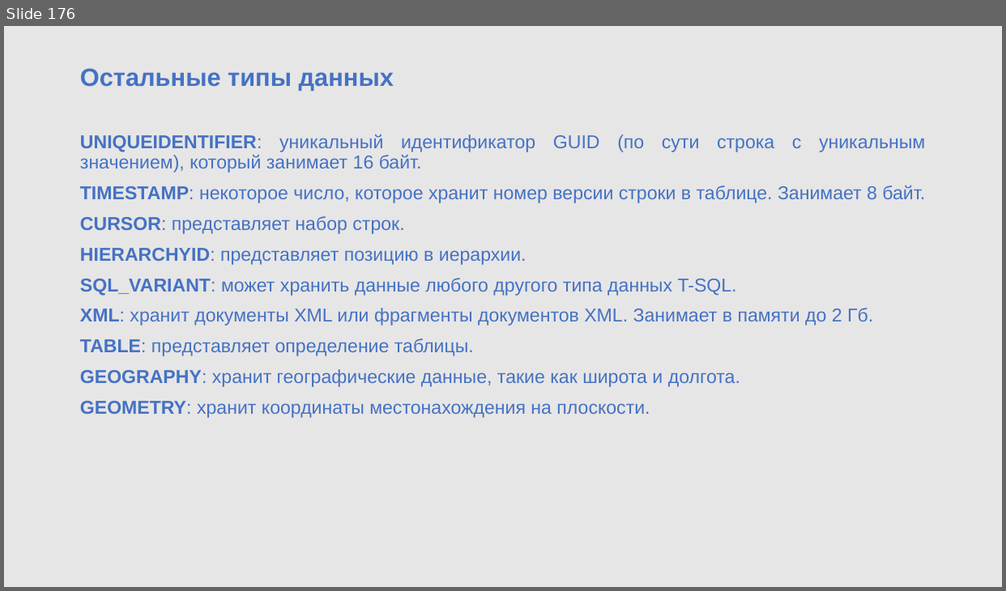
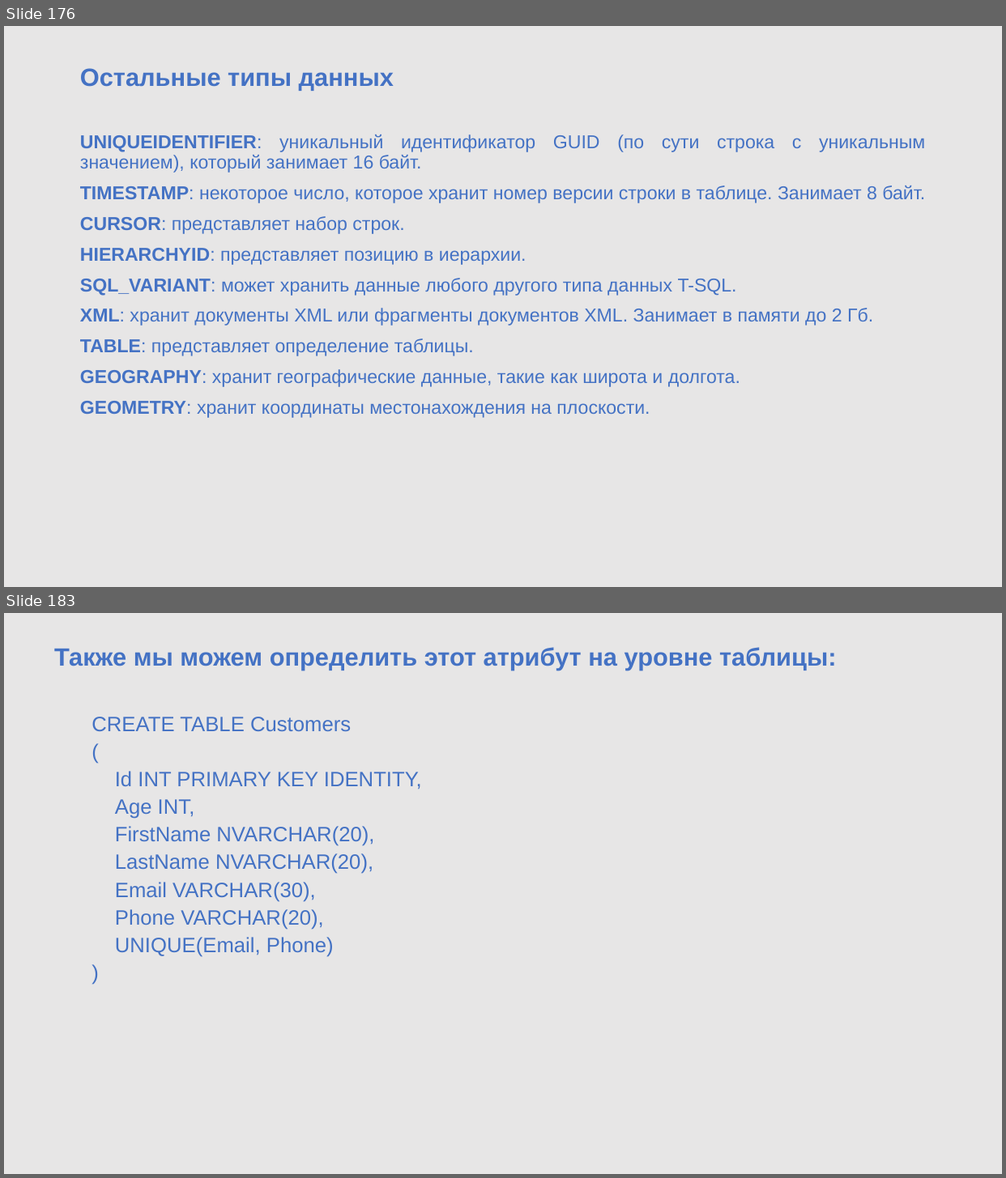
Before and after one commit to sigaleugene/TOP_OPEN, a slide deck: DB1.pptx. Shown one above the other, each under a label of ours: slide 176 before the commit, slides 176 and 183 after it; the slides between them are not shown. The pictures are 1006x591 and 1006x1178 pixels, drawn with LibreOffice and Linux fonts; fonts in the diff are those of the drawing; background and template pictures are left out. Boxes give left, top, right and bottom in pixels: in the first picture for what was removed or moved away, otherwise in the second. Text is boxed around its words. In the diff, an @@ line names an element or a change of style, - is before the commit and + after.

```diff
--- a/DB1.pptx
+++ b/DB1.pptx
@@ slide 183 added at [4,613,1002,1174], background #E7E6E6 @@
@@ text added at [54,647,836,957], 20 pt, text #4472C4 @@
+Также мы можем определить этот атрибут на уровне таблицы:
+  CREATE TABLE Customers
+  (
+  Id INT PRIMARY KEY IDENTITY,
+  Age INT,
+  FirstName NVARCHAR(20),
+  LastName NVARCHAR(20),
+  Email VARCHAR(30),
+  Phone VARCHAR(20),
+  UNIQUE(Email, Phone)
+  )
```
Also in this commit, not shown: 120 other slides added, 3 other files.
